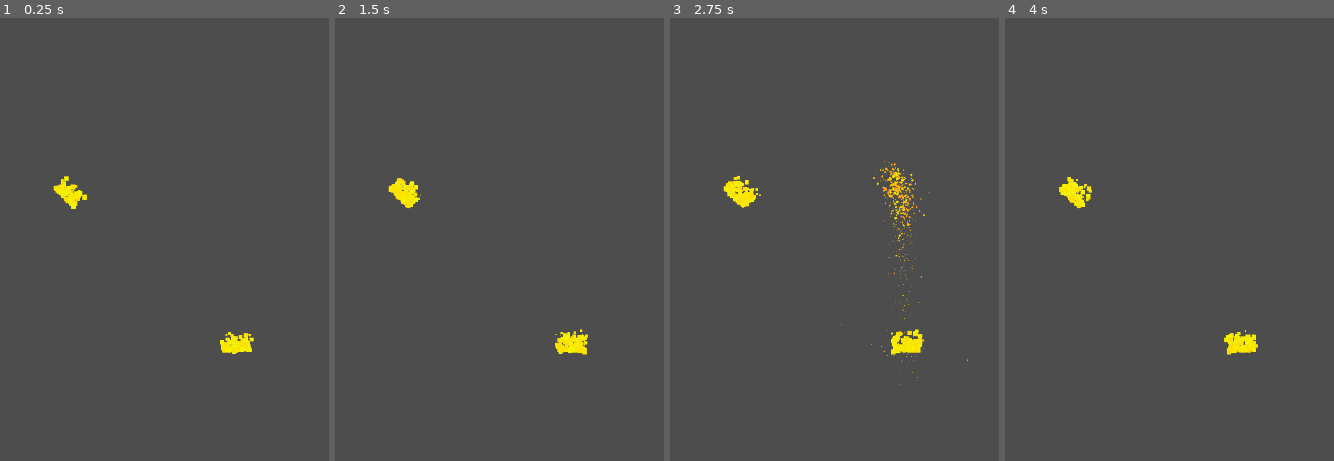
Above: before the commit, frames 1-4 (left to right).
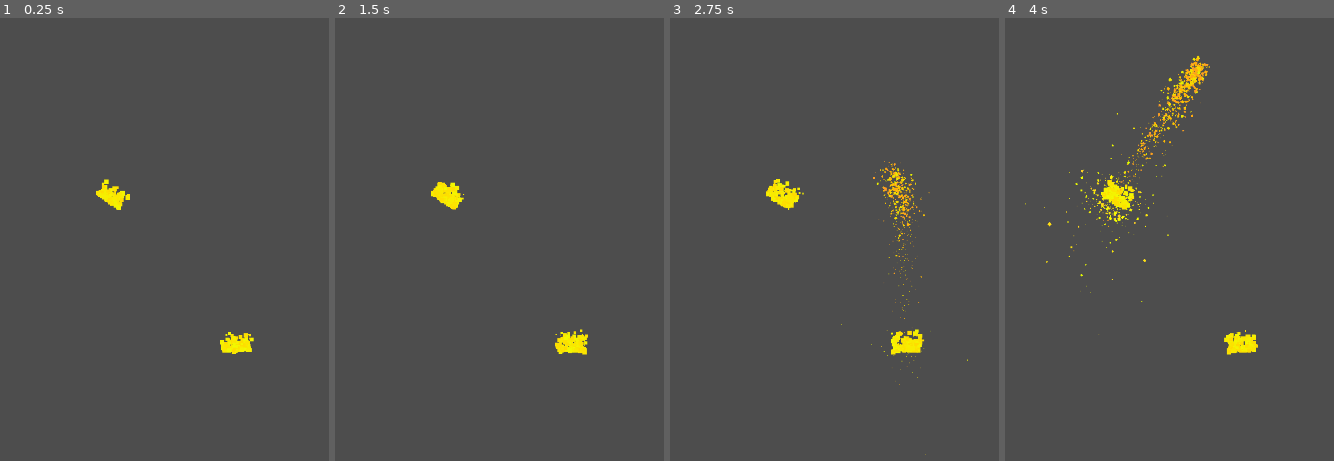
Above: after the commit, the same moments.

Repository: Someoneyeeting/Rise-From-the-Ashes
Game: Godot game, scene res://node_2d.tscn
Same seed, same stepped clock (60 frames per second), same inputs: the game is played once before the commit and once after it.
Inputs:
- Up to frame 1 (0.25 s): no input
- Up to frame 2 (1.5 s): hold D (right) from 0.53 s (still down); tap Space (rise) at 0.6, 1.35 s; tap W (up) at 0.77 s
- Up to frame 3 (2.75 s): tap W (up) at 1.52 s; release D (right) at 2.03 s; hold A (left) from 2.03 s (still down); tap Space (rise) at 2.1 s
- Up to frame 4 (4 s): keep holding A (left); tap Space (rise) at 2.85, 3.6 s; tap W (up) at 3.02, 3.77 s

The runs differ from the first frame. In frame 1, 0.7% of the frame differs, in the area x 16-40%, y 35-44%; in frame 2, 0.8%; in frame 3, 0.8%; in frame 4, 2.1%, in the area x 6-63%, y 8-72%.

Commit message:
???

Diff:
--- a/node_2d.tscn
+++ b/node_2d.tscn
@@ -1,10 +1,13 @@
-[gd_scene load_steps=4 format=3 uid="uid://ccpwej3kwaens"]
+[gd_scene load_steps=5 format=3 uid="uid://ccpwej3kwaens"]
 
 [ext_resource type="PackedScene" uid="uid://c5fcsyr0qilmn" path="res://player.tscn" id="1_yaku2"]
 [ext_resource type="PackedScene" uid="uid://xl2c3slxjx3o" path="res://fire.tscn" id="2_yl3cm"]
 
 [sub_resource type="RectangleShape2D" id="RectangleShape2D_n7sx6"]
 size = Vector2(260, 70)
+
+[sub_resource type="RectangleShape2D" id="RectangleShape2D_6gxix"]
+size = Vector2(76, 21)
 
 [node name="Node2D" type="Node2D"]
 
@@ -24,15 +27,20 @@
 shape = SubResource("RectangleShape2D_n7sx6")
 
 [node name="CollisionShape2D4" type="CollisionShape2D" parent="StaticBody2D"]
-position = Vector2(559, 51)
+position = Vector2(506, 51)
 shape = SubResource("RectangleShape2D_n7sx6")
+
+[node name="CollisionShape2D5" type="CollisionShape2D" parent="StaticBody2D"]
+position = Vector2(235.202, 199.232)
+rotation = 0.583335
+shape = SubResource("RectangleShape2D_6gxix")
 
 [node name="Fire" parent="." instance=ExtResource("2_yl3cm")]
 position = Vector2(390, 542)
 
 [node name="Fire2" parent="." instance=ExtResource("2_yl3cm")]
-position = Vector2(114, 297)
-rotation = 0.770852
+position = Vector2(184.202, 302.232)
+rotation = 0.583335
 
 [node name="player" parent="." instance=ExtResource("1_yaku2")]
 position = Vector2(75, 540)
--- a/player.tscn
+++ b/player.tscn
@@ -48,7 +48,7 @@
 script = ExtResource("1_6ogng")
 jumpheight = 320.0
 rising_finish_speed = 300.0
-max_fall_speed = 1000.0
+max_fall_speed = 750.0
 
 [node name="flames" type="GPUParticles2D" parent="."]
 emitting = false
